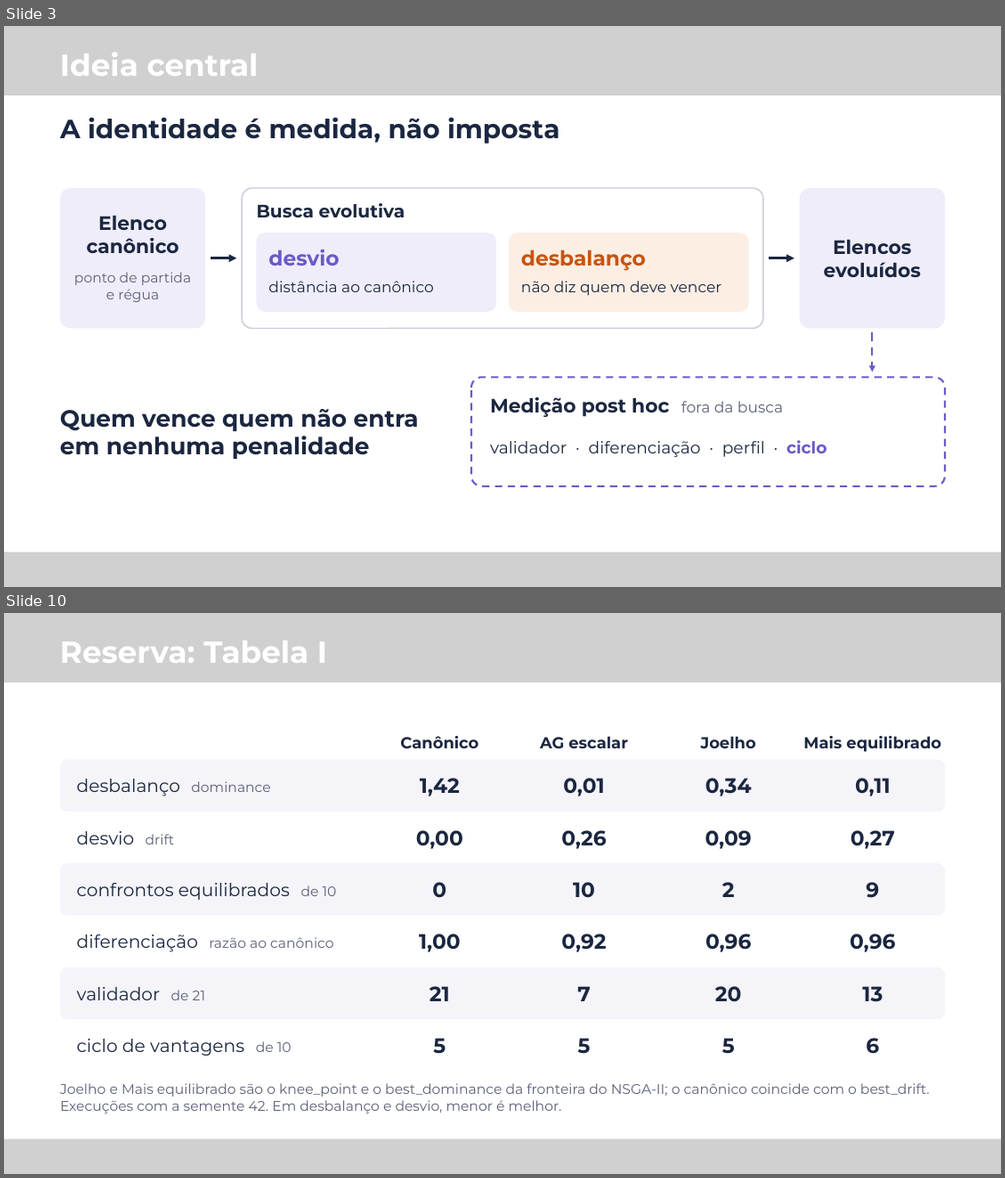
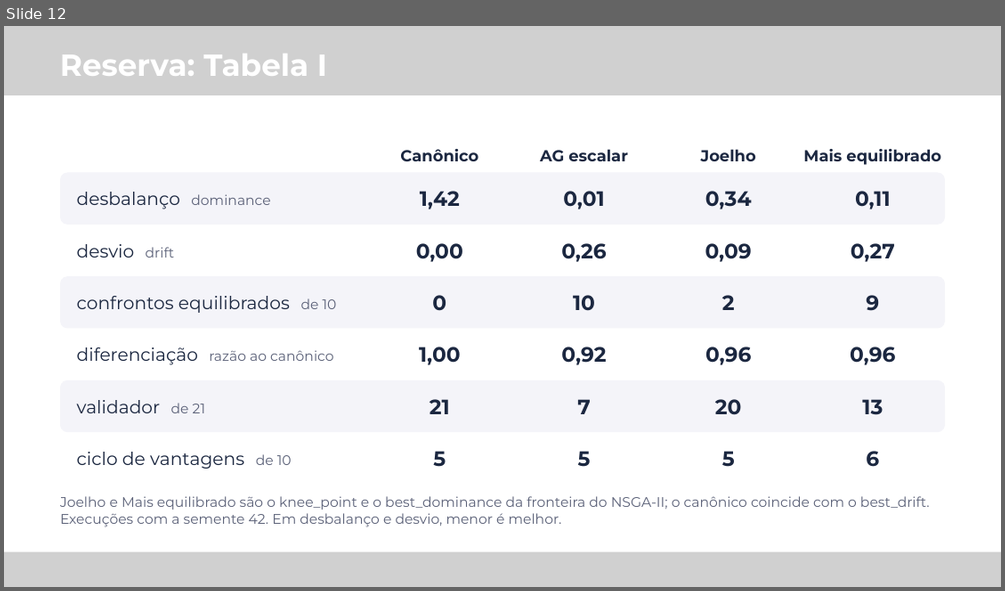
Before and after one commit to M-Gimenes/Simulation, a slide deck: overleaf/talk-latinoware-2026/slides.pptx. Shown one above the other, each under a label of ours: slides 3 and 10 before the commit, slide 12 after it; the slides between them are not shown. The pictures are 1005x1178 and 1005x591 pixels, drawn with LibreOffice and Linux fonts; fonts in the diff are those of the drawing; grey boxes stand for pictures. Boxes give left, top, right and bottom in pixels: in the first picture for what was removed or moved away, otherwise in the second. Text is boxed around its words. In the diff, an @@ line names an element or a change of style, - is before the commit and + after.

```diff
--- a/overleaf/talk-latinoware-2026/slides.pptx
+++ b/overleaf/talk-latinoware-2026/slides.pptx
@@ slide 3 removed at (4, 26, 1001, 587), background #FFFFFF @@
@@ text removed at (60, 52, 259, 76) @@
-Ideia central
@@ text removed at (60, 117, 559, 143) @@
-A identidade é medida, não imposta
@@ rounded rectangle removed at (60, 188, 205, 328) @@
@@ rounded rectangle removed at (242, 188, 763, 328) @@
@@ text removed at (257, 203, 405, 217) @@
-Busca evolutiva
@@ rounded rectangle removed at (800, 188, 945, 328) @@
@@ text removed at (87, 216, 179, 253) @@
-Elenco canônico
@@ rounded rectangle removed at (256, 232, 496, 312) @@
@@ rounded rectangle removed at (509, 232, 748, 312) @@
@@ arrow removed from (210, 258) to (237, 258) @@
@@ text removed at (268, 248, 339, 265) @@
-desvio
@@ text removed at (521, 249, 646, 271) @@
-desbalanço
@@ arrow removed from (768, 258) to (794, 258) @@
@@ text removed at (824, 240, 921, 277) @@
-Elencos evoluídos
@@ text removed at (74, 272, 191, 302) @@
-ponto de partida e régua
@@ text removed at (268, 281, 433, 292) @@
-distância ao canônico
@@ text removed at (521, 281, 722, 296) @@
-não diz quem deve vencer
@@ arrow removed from (873, 332) to (873, 372) @@
@@ rounded rectangle removed at (471, 377, 945, 486) @@
@@ text removed at (490, 397, 783, 417) @@
-Medição post hoc fora da busca
@@ text removed at (60, 409, 419, 459) @@
-Quem vence quem não entra em nenhuma penalidade
@@ text removed at (490, 440, 826, 457) @@
-validador · diferenciação · perfil · ciclo
@@ group removed at (4, 26, 1001, 587): 6 pictures @@
@@ what was slide 10 is now slide 12 @@
```
Also in this commit, not shown: 7 slides changed, 3 slides added, 2 other files.
